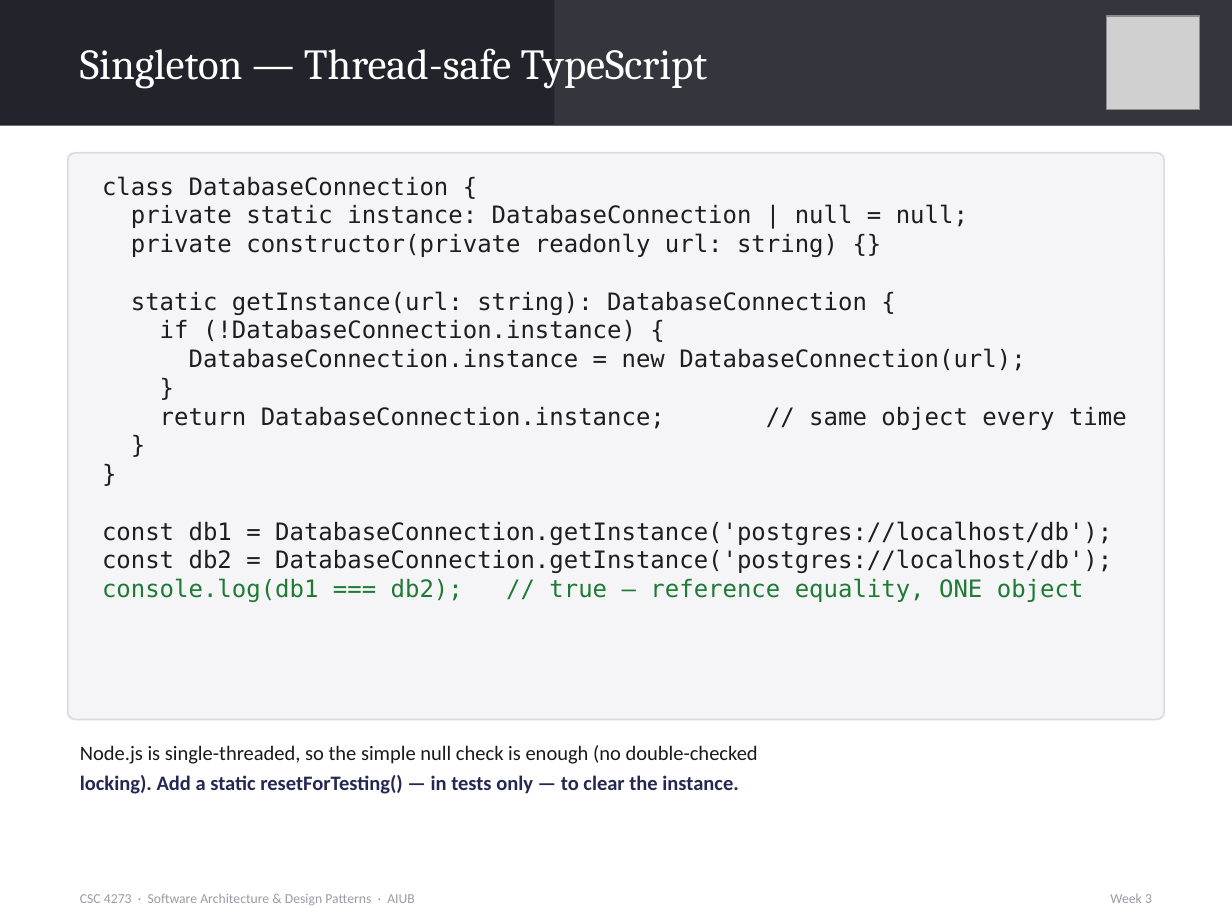
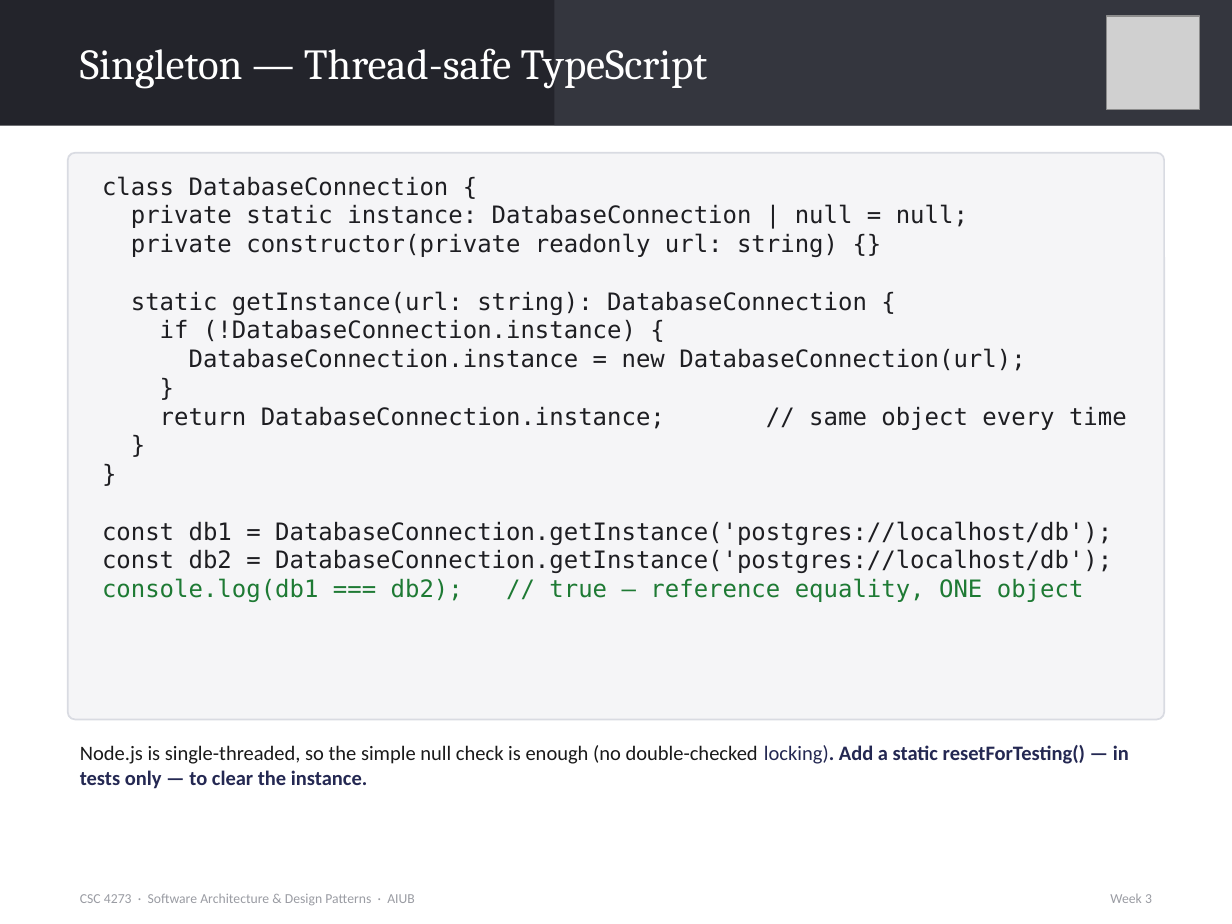
Before and after one commit to alamin200290/teaching-sadp-summer2025-2026-sec-ab, a slide deck: slide 10 of week-3/Week_03_SADP_Creational_Patterns_details.pptx (slide 9 before the commit). Drawn at 1232x924 pixels with LibreOffice and Linux fonts; fonts in the diff are those of the drawing; grey boxes stand for pictures. Boxes give left, top, right and bottom in pixels: in the first picture for what was removed or moved away, otherwise in the second. Text is boxed around its words. In the diff, an @@ line names an element or a change of style, - is before the commit and + after.

Commit message:
updated slide

```diff
--- a/week-3/Week_03_SADP_Creational_Patterns_details.pptx
+++ b/week-3/Week_03_SADP_Creational_Patterns_details.pptx
@@ text at <box>80,745,1129,789</box>: text changed @@
-Node.js is single-threaded, so the simple null check is enough (no double-checked
-locking). Add a static resetForTesting() — in tests only — to clear the instance.
+Node.js is single-threaded, so the simple null check is enough (no double-checked locking). Add a static resetForTesting() — in tests only — to clear the instance.
```
Also in this commit, not shown: 5 other slides changed, 4 slides added.
